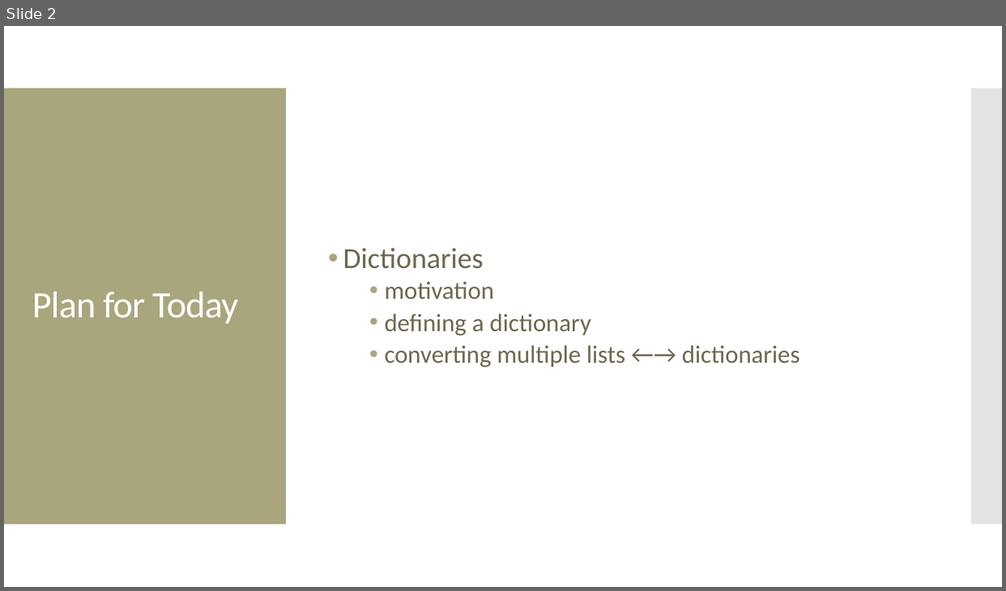
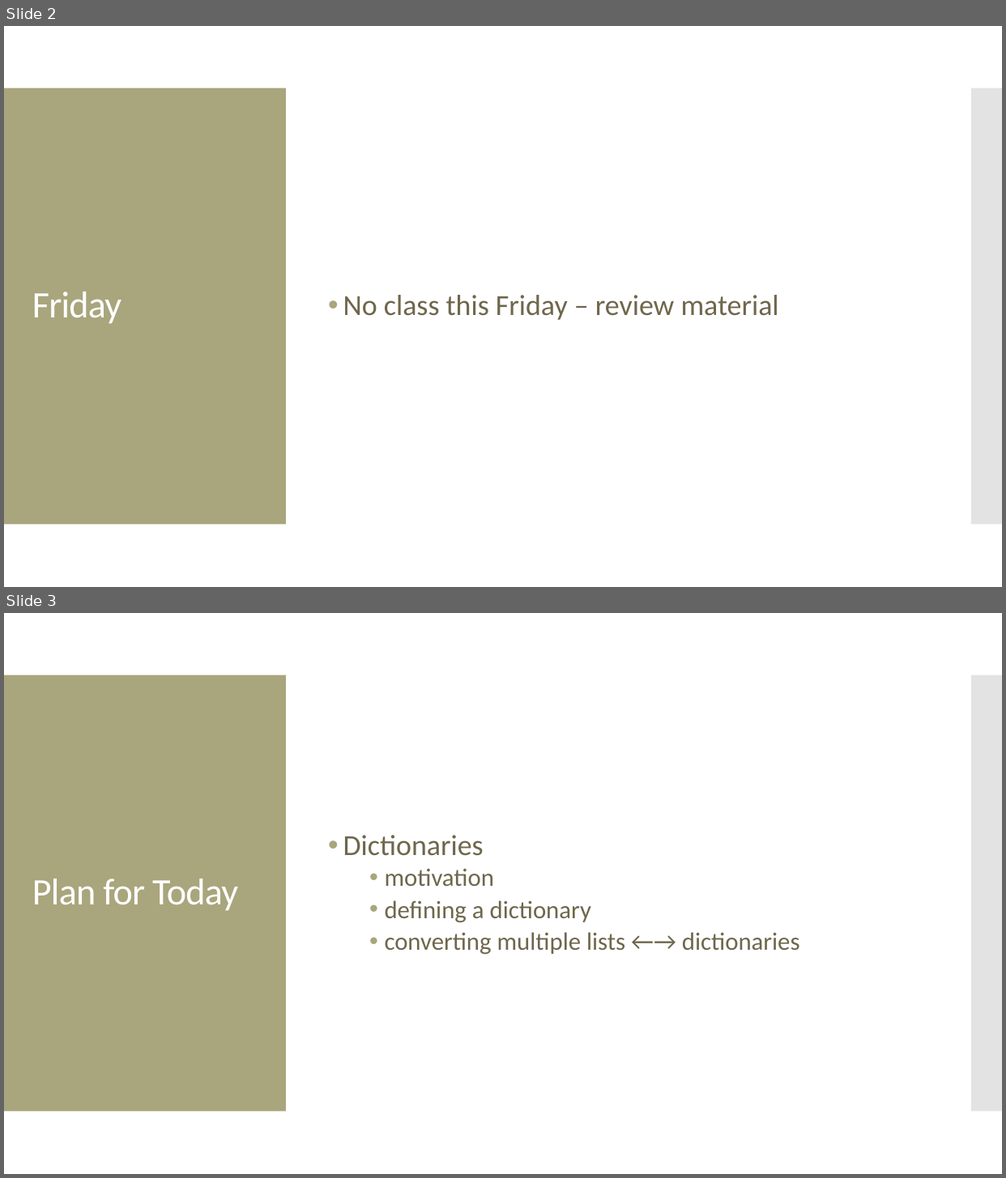
Before and after one commit to amosca01/CAIS117-S24, a slide deck: slides/18-dictionaries.pptx. Shown one above the other, each under a label of ours: slide 2 before the commit, slides 2 and 3 after it. The pictures are 1006x591 and 1006x1178 pixels, drawn with LibreOffice and Linux fonts; fonts in the diff are those of the drawing. Boxes give left, top, right and bottom in pixels: in the first picture for what was removed or moved away, otherwise in the second. Text is boxed around its words. In the diff, an @@ line names an element or a change of style, - is before the commit and + after.

Commit message:
class

```diff
--- a/slides/18-dictionaries.pptx
+++ b/slides/18-dictionaries.pptx
@@ slide 2 added at bbox=[4, 26, 1002, 587], background #FFFFFF; not listed: 2 template elements that a slide beside it also shows @@
@@ title added at bbox=[32, 292, 122, 324], 36 pt, text #FFFFFF @@
+Friday
@@ text added at bbox=[343, 295, 779, 320], 28 pt, text #6F664C @@
+• No class this Friday – review material
@@ what was slide 2 is now slide 3 @@
```
Also in this commit, not shown: 1 slide changed, 5 other files.
